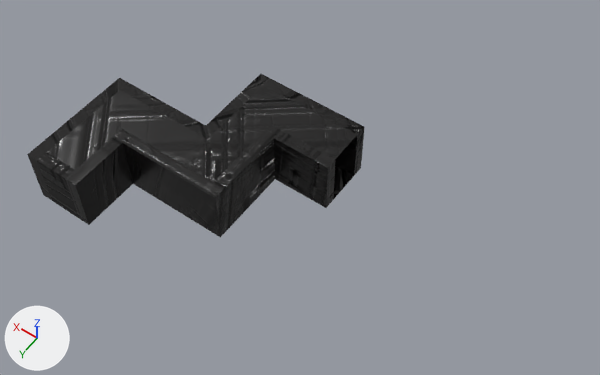
Before and after pictures for a commit that changed the FBX model Assets/Objects/Level/DarkHallway.fbx.
Both versions are drawn from a 50 mm lens placed at (-5.0, -11.5, 58.5), pointed at (17.9, -43.6, 8.2). Lighting does not change. The marker at lower left points along +X, +Y and +Z. Where no turn or scale is listed for an object, it has been applied to the vertices.
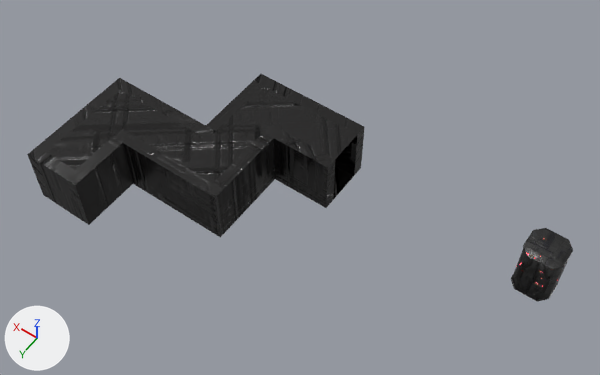
Where the newer file only moved an object's origin or applied its transform, the numbers keep the older frame.

The change in detail:
Picture '006M_roughness.jpeg' (img_006m_roughness_jpeg) is new.
Picture '006M_normal.jpeg' (img_006m_normal_jpeg) is new.
Picture '006M_metallic.jpeg' (img_006m_metallic_jpeg) is new.
Picture '006M_emissive.jpeg' (img_006m_emissive_jpeg) is new.
Picture '006M_albedo.jpeg' (img_006m_albedo_jpeg) is new.
Material 'Black Mat Red Emissive' (mat_black_mat_red_emissive) is new.
Uses the picture img_006m_albedo_jpeg.
Uses the picture img_006m_emissive_jpeg.
Uses the picture img_006m_metallic_jpeg.
Uses the picture img_006m_normal_jpeg.
Uses the picture img_006m_roughness_jpeg.
me_cube_027 has 144 vertices, 146 faces and spans x -0.5..18.5, y -0.5..16.5, z -0.5..4.5.
me_cube_027 is used by ob_cube; location (16.5, -49.0, 6.5).
me_cube_027 part 1: texture (UV) coordinates of 146 of 146 faces, centred in x -0.5..18.5, y -0.5..16.5, z -0.5..4.5, changed; they spanned u 0.0..0.87, v 0.0..1.0 and now span u 0.0..1.0, v 0.0..1.0.
Mesh me_mesh_003 is new.
It has 432 vertices, 444 faces and spans x -0.73..0.35, y 0.0..0.03, z 0.04..4.55.
It uses material mat_black_mat_red_emissive.
Mesh me_mesh_001 is new.
It has 84 vertices, 90 faces and spans x -0.58..0.57, y 0.0..0.01, z 0.04..4.55.
It uses material mat_black_mat_red_emissive.
Mesh me_mesh_007 is new.
It has 421 vertices, 302 faces and spans x -1.61..1.65, y -1.63..1.63, z 0.08..4.69.
Faces by material slot: [140, 162].
It uses material mat_black_mat_red_emissive.
It uses material mat_monolith.
Object 'pCube16.002' (ob_pcube16_002) is new; it shows me_mesh_003.
Its location is (0.64, -48.75, 2.53).
Object 'pCube16.001' (ob_pcube16_001) is new; it shows me_mesh_001.
Its location is (-0.5, -48.75, 2.53).
Object 'pCube16' (ob_pcube16) is new; it shows me_mesh_007.
Its location is (0.07, -50.35, 2.42).

Pixel boxes [x1, y1, x2, y2] of what changed, in the pictures (600 x 375 px):
'pCube16', added
    after: [511, 228, 573, 301]
    faces in mat_black_mat_red_emissive: [511, 228, 573, 301]
    faces in mat_monolith: [515, 258, 552, 300]
'pCube16.002', added
    after: [520, 261, 539, 295]
'pCube16.001', added
    after: [526, 263, 545, 297]
part 1 of me_cube_027, surface changed (grey to black)
    both: [27, 74, 365, 237]
